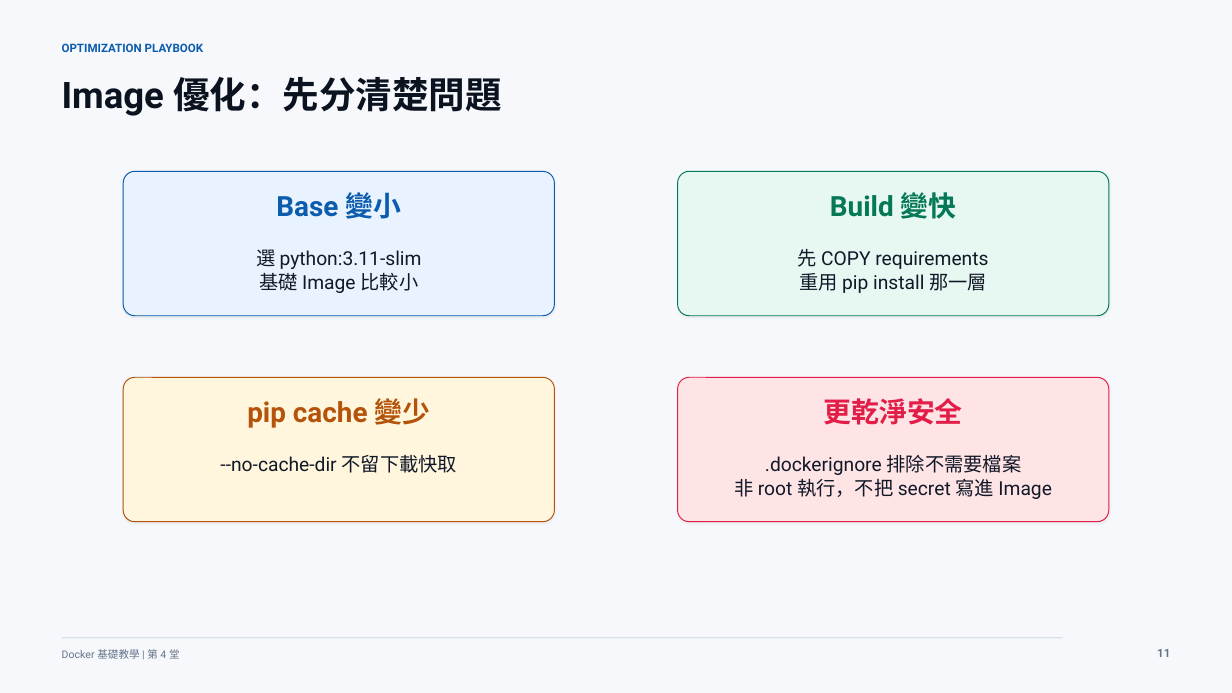
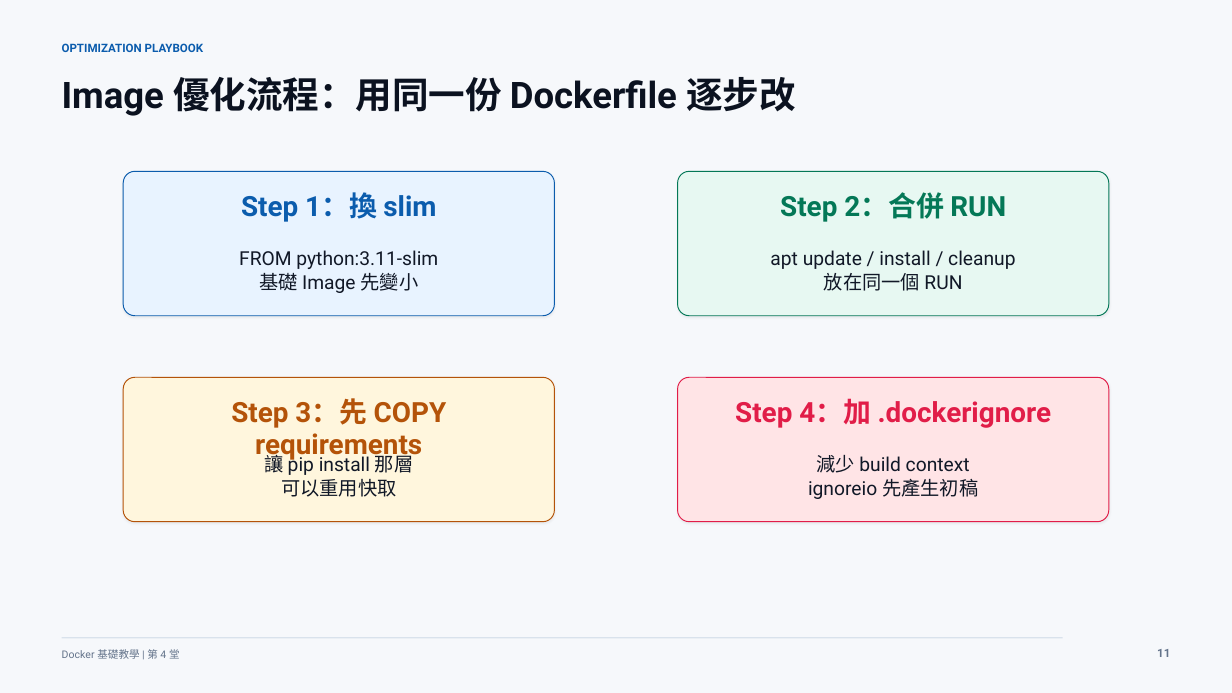
Before and after one commit to lalalalaluk/docker-practice, a slide deck: slide 15 of slides/docker-session4-custom-image-dockerhub.pptx. Drawn at 1232x693 pixels with LibreOffice and Linux fonts; fonts in the diff are those of the drawing. Boxes give left, top, right and bottom in pixels: in the first picture for what was removed or moved away, otherwise in the second. Text is boxed around its words. In the diff, an @@ line names an element or a change of style, - is before the commit and + after.

```diff
--- a/slides/docker-session4-custom-image-dockerhub.pptx
+++ b/slides/docker-session4-custom-image-dockerhub.pptx
@@ text at (62, 77, 796, 116): text changed @@
-Image 優化：先分清楚問題
+Image 優化流程：用同一份 Dockerfile 逐步改
@@ text at (241, 192, 436, 222): text changed @@
-Base 變小
+Step 1：換 slim
@@ text at (780, 192, 1006, 222): text changed @@
-Build 變快
+Step 2：合併 RUN
@@ text at (239, 250, 438, 293): text changed @@
-選 python:3.11-slim
-基礎 Image 比較小
+FROM python:3.11-slim
+基礎 Image 先變小
@@ text at (770, 250, 1015, 291): text changed @@
-先 COPY requirements
-重用 pip install 那一層
+apt update / install / cleanup
+放在同一個 RUN
@@ text at (231, 398, 447, 461): text changed @@
-pip cache 變少
+Step 3：先 COPY requirements
@@ text at (735, 398, 1052, 428): text changed @@
-更乾淨安全
+Step 4：加 .dockerignore
@@ text at (264, 451, 413, 497): text changed @@
---no-cache-dir 不留下載快取
+讓 pip install 那層
+可以重用快取
@@ text at (808, 455, 978, 499): text changed @@
-.dockerignore 排除不需要檔案
-非 root 執行，不把 secret 寫進 Image
+減少 build context
+ignoreio 先產生初稿
```
Also in this commit, not shown: 14 other slides changed, 3 slides added, 31 slides removed, 2 other files.
